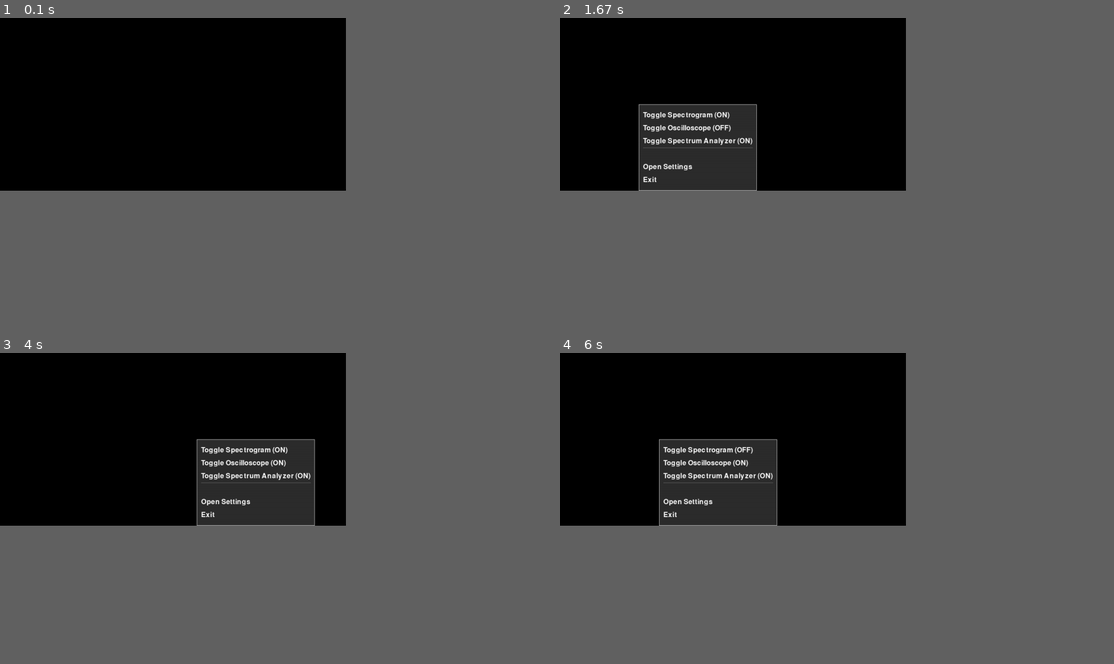
Above: before the commit, frames 1-4 (two rows, left to right).
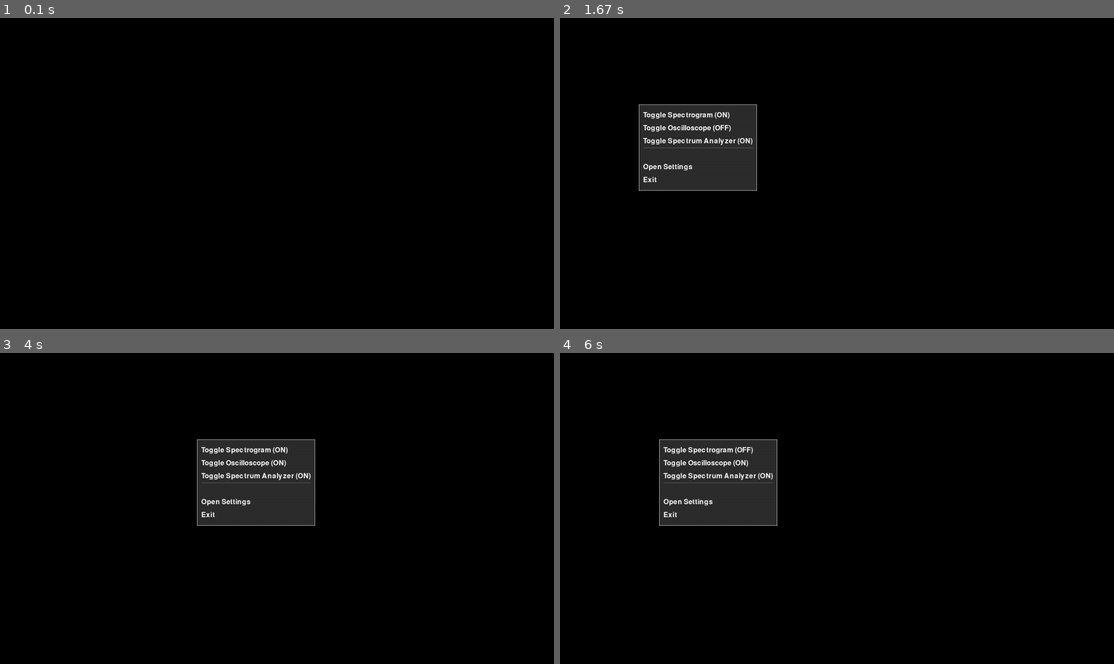
Above: after the commit, the same moments.

Repository: LockMan007/PixelSwirl
Game: pygame game, started from Python-apps/winam.py
Two runs of this game, one before a commit and one after it. Both use one fixed random seed, a clock stepped at 60 frames per second and the inputs below.
Inputs (mouse positions are in pixels of both pictures, inside the frame that each line leads up to):
- Up to frame 1 (0.1 s): no input
- Up to frame 2 (1.67 s): right-click (665, 126) at 0.38 s; press the mouse at (665, 126) at 0.7 s; move the mouse to (781, 164) at 0.8 s; release the mouse at (903, 201) at 0.93 s; right-click (637, 189) at 1.55 s
- Up to frame 3 (4 s): click (110, 415) at 1.88 s; right-click (337, 418) at 2.55 s; click (243, 440) at 2.88 s; right-click (193, 443) at 3.72 s
- Up to frame 4 (6 s): press the mouse at (753, 443) at 4.03 s; move the mouse to (770, 474) at 4.13 s; release the mouse at (787, 505) at 4.27 s; right-click (814, 402) at 4.95 s; click (698, 477) at 5.28 s; right-click (659, 592) at 5.95 s
In our replay, the window is 562x281 before the commit and 900x506 after it. These sizes can differ from the game's own. Grey fills any space a smaller window leaves; there, only what the larger window draws over its background counts as a difference.

The runs differ from the first frame. In frame 1, only the window size differs. In frame 2, 0.2% of the frame differs, in the area x 14-36%, y 27-56%; in frame 3, 0.6%, in the area x 35-57%, y 27-56%; in frame 4, 0.3%.

Commit message:
new redesigned options menu!

Diff:
--- a/Python-apps/winam.py
+++ b/Python-apps/winam.py
@@ -158,9 +158,19 @@
 
 # --- Pygame Setup ---
 pygame.init()
-screen = pygame.display.set_mode((INITIAL_SCREEN_WIDTH, INITIAL_SCREEN_HEIGHT), pygame.RESIZABLE)
+screen = pygame.display.set_mode((1280, 720), pygame.RESIZABLE)
 pygame.display.set_caption("Spectrum Analyzer")
 clock = pygame.time.Clock()
+font = pygame.font.SysFont(None, 24)
+big_font = pygame.font.SysFont(None, 28)
+
+WHITE = (255, 255, 255)
+GRAY = (100, 100, 100)
+DARK_GRAY = (50, 50, 50)
+BLACK = (0, 0, 0)
+GREEN = (0, 255, 0)
+BLUE = (0, 0, 255)
+YELLOW = (255, 255, 0)
 
 # --- ctypes for window positioning on Windows ---
 if sys.platform == "win32":
@@ -288,7 +298,14 @@
 
         # Scale magnitudes to a 0-1 range for color mapping
         scaled_column = np.log10(column + 1e-9) # Add a small value to avoid log(0)
-        scaled_column = (scaled_column - np.min(scaled_column)) / (np.max(scaled_column) - np.min(scaled_column))
+
+        # Check for a zero denominator to prevent division by zero
+        denominator = np.max(scaled_column) - np.min(scaled_column)
+
+        if denominator == 0:
+            scaled_column = np.zeros_like(scaled_column)
+        else:
+            scaled_column = (scaled_column - np.min(scaled_column)) / denominator
 
         # Draw each frequency bin as a pixel
         for j, magnitude in enumerate(scaled_column):
@@ -308,186 +325,122 @@
 
 # --- Settings Screen UI Elements and State ---
 settings_ui = {}
-settings_font = pygame.font.Font(None, 24)
 slider_dragging = None
 
-def init_settings_ui():
-    global settings_ui
-    screen_width, screen_height = screen.get_size()
-    settings_ui.clear()
-    padding = 20
-    y_pos = padding
-
-    def create_slider(label, y, var_name, min_val, max_val, color_index=None, color_comp=None):
-        slider_rect = pygame.Rect(screen_width // 2 + 100, y, 200, 20)
-        value_rect = pygame.Rect(slider_rect.right + 10, y, 50, 20)
-        label_rect = pygame.Rect(padding, y, screen_width // 2 - padding - 10, 20)
-        settings_ui[f'slider_{var_name}_{color_index}_{color_comp}'] = {
+def draw_label(text, pos, bold=False):
+    surf = (big_font if bold else font).render(text, True, WHITE)
+    screen.blit(surf, pos)
+
+def draw_button(text, rect, color=DARK_GRAY):
+    pygame.draw.rect(screen, color, rect)
+    pygame.draw.rect(screen, WHITE, rect, 2)
+    label = font.render(text, True, WHITE)
+    label_rect = label.get_rect(center=rect.center)
+    screen.blit(label, label_rect)
+
+def draw_checkbox(checked, pos):
+    box = pygame.Rect(pos[0], pos[1], 20, 20)
+    pygame.draw.rect(screen, WHITE, box, 2)
+    if checked:
+        pygame.draw.rect(screen, GREEN, box.inflate(-4, -4))
+
+def draw_slider(x, y, value=0):
+    rect = pygame.Rect(x, y, 200, 10)
+    pygame.draw.rect(screen, GRAY, rect)
+    handle_x = x + int(value / 255 * 200)
+    pygame.draw.circle(screen, WHITE, (handle_x, y + 5), 8)
+    return rect
+
+def draw_color_preview(color, rect):
+    pygame.draw.rect(screen, color, rect)
+    pygame.draw.rect(screen, WHITE, rect, 2)
+
+def draw_color_sliders(base_x, base_y, label_prefix="1", colors=None, color_index=0, color_list_name="SPECTROGRAM_COLORS"):
+    for i, channel in enumerate(["R", "G", "B"]):
+        draw_label(f"{channel}", (base_x, base_y + i * 35))
+        slider_rect = draw_slider(base_x + 50, base_y + i * 35 + 5, value=colors[color_index][i] if colors else 0)
+        draw_label(str(colors[color_index][i] if colors else 0), (base_x + 260, base_y + i * 35))
+        # Store the slider info for interaction
+        settings_ui[f'slider_{label_prefix}_{channel}'] = {
             'type': 'slider',
             'rect': slider_rect,
-            'label_text': label,
-            'value_rect': value_rect,
-            'var_name': var_name,
-            'min': min_val,
-            'max': max_val,
+            'var_name': f'COLOR_SLIDER',
             'color_index': color_index,
-            'color_comp': color_comp
+            'color_comp': i,
+            'min': 0,
+            'max': 255,
+            'color_list_name': color_list_name
         }
-        return y + 30
-
-    def create_button(label, y, action, width=200):
-        button_rect = pygame.Rect(screen_width // 2 - width // 2, y, width, 40)
-        settings_ui[f'button_{action}'] = {
-            'type': 'button',
-            'rect': button_rect,
-            'label_text': label,
-            'action': action
-        }
-        return y + 50
-
-    def create_toggle(label, y, var_name):
-        checkbox_rect = pygame.Rect(screen_width // 2 + 100, y, 20, 20)
-        label_rect = pygame.Rect(padding, y, screen_width // 2 - padding - 10, 20)
-        settings_ui[f'toggle_{var_name}'] = {
-            'type': 'toggle',
-            'rect': checkbox_rect,
-            'label_text': label,
-            'var_name': var_name
-        }
-        return y + 30
-
-    def create_color_count_buttons(label, y, var_name):
-        label_rect = pygame.Rect(padding, y, screen_width // 2 - padding - 10, 20)
-        settings_ui[f'label_{var_name}_count'] = {'type': 'label', 'rect': label_rect, 'text': label}
-
-        button_y = y - 5
-        buttons_x_start = screen_width // 2 + 100
-        for i in range(1, 4):
-            button_rect = pygame.Rect(buttons_x_start + (i-1)*50, button_y, 40, 30)
-            settings_ui[f'button_{var_name}_count_{i}'] = {
-                'type': 'button_color_count',
-                'rect': button_rect,
-                'label_text': str(i),
-                'action': f'set_{var_name}_count',
-                'value': i
-            }
-        return y + 30
-
-    def create_color_preview(y, var_name):
-        preview_rect = pygame.Rect(screen_width // 2 - 50, y, 100, 50)
-        settings_ui[f'preview_{var_name}'] = {
-            'type': 'color_preview',
-            'rect': preview_rect,
-            'var_name': var_name
-        }
-        return y + 60
-
-    y_pos = create_toggle("Spectrogram Active", y_pos, "SPECTROGRAM_ACTIVE")
-    y_pos = create_color_count_buttons("Spectrogram Colors", y_pos, "spectrogram")
-    for i in range(SPECTROGRAM_COLOR_COUNT):
-        y_pos = create_color_preview(y_pos, f"SPECTROGRAM_COLORS[{i}]")
-        y_pos = create_slider(f"Spectrogram Color {i+1} R", y_pos, 'spectrogram_color', 0, 255, i, 0)
-        y_pos = create_slider(f"Spectrogram Color {i+1} G", y_pos, 'spectrogram_color', 0, 255, i, 1)
-        y_pos = create_slider(f"Spectrogram Color {i+1} B", y_pos, 'spectrogram_color', 0, 255, i, 2)
-    y_pos = create_toggle("Spectrogram Gradient", y_pos, "SPECTROGRAM_GRADIENT_ACTIVE")
-
-    y_pos = create_toggle("Oscilloscope Active", y_pos, "OSCILLOSCOPE_ACTIVE")
-    y_pos = create_color_count_buttons("Oscilloscope Colors", y_pos, "oscilloscope")
-    # Oscilloscope Color Sliders
-    for i in range(OSCILLOSCOPE_COLOR_COUNT):
-        y_pos = create_color_preview(y_pos, f"OSCILLOSCOPE_COLORS[{i}]")
-        y_pos = create_slider(f"Oscilloscope Color {i+1} R", y_pos, 'oscilloscope_color', 0, 255, i, 0)
-        y_pos = create_slider(f"Oscilloscope Color {i+1} G", y_pos, 'oscilloscope_color', 0, 255, i, 1)
-        y_pos = create_slider(f"Oscilloscope Color {i+1} B", y_pos, 'oscilloscope_color', 0, 255, i, 2)
-    y_pos = create_toggle("Oscilloscope Gradient", y_pos, "OSCILLOSCOPE_GRADIENT_ACTIVE")
-
-    y_pos = create_toggle("Spectrum Active", y_pos, "SPECTRUM_ACTIVE")
-    y_pos = create_color_count_buttons("Spectrum Colors", y_pos, "spectrum")
-
-    # Spectrum Color Sliders
-    for i in range(SPECTRUM_COLOR_COUNT):
-        y_pos = create_color_preview(y_pos, f"SPECTRUM_COLORS[{i}]")
-        y_pos = create_slider(f"Spectrum Color {i+1} R", y_pos, 'spectrum_color', 0, 255, i, 0)
-        y_pos = create_slider(f"Spectrum Color {i+1} G", y_pos, 'spectrum_color', 0, 255, i, 1)
-        y_pos = create_slider(f"Spectrum Color {i+1} B", y_pos, 'spectrum_color', 0, 255, i, 2)
-    y_pos = create_toggle("Spectrum Gradient", y_pos, "SPECTRUM_GRADIENT_ACTIVE")
-
-    y_pos = create_slider("Gain Factor", y_pos, "GAIN_FACTOR", 1, 20)
-    y_pos = create_button("Back to Main", y_pos, "main")
-    y_pos = create_button("Save Settings", y_pos, "save_settings")
-    y_pos = create_button("Load Settings", y_pos, "load_settings")
-    y_pos = create_button("Toggle Fullscreen (F11)", y_pos, "toggle_fullscreen")
-    y_pos = create_button("Exit", y_pos, "exit")
+
+def draw_section(x, y, title, color_preview_color, active_var, gradient_var, colors, color_count_var):
+    # Checkbox + Label
+    draw_checkbox(globals()[active_var], (x, y))
+    draw_label(title, (x + 30, y), bold=True)
+    settings_ui[f'toggle_{active_var}'] = {'type': 'toggle', 'rect': pygame.Rect(x, y, 20, 20), 'var_name': active_var}
+
+    # Gradient checkbox
+    draw_checkbox(globals()[gradient_var], (x, y + 25))
+    draw_label("Gradient", (x + 30, y + 25))
+    settings_ui[f'toggle_{gradient_var}'] = {'type': 'toggle', 'rect': pygame.Rect(x, y + 25, 20, 20), 'var_name': gradient_var}
+
+    # Buttons 1 2 3
+    for i in range(1, 4):
+        rect = pygame.Rect(x + 120 + (i - 1) * 40, y + 20, 35, 30)
+        color = GREEN if globals()[color_count_var] == i else DARK_GRAY
+        draw_button(str(i), rect, color=color)
+        settings_ui[f'button_color_count_{color_count_var}_{i}'] = {'type': 'button_color_count', 'rect': rect, 'value': i, 'var_name': color_count_var}
+
+    # Color sliders and previews
+    color_list = globals()[colors]
+    for i in range(globals()[color_count_var]):
+        x_offset = 0
+        if i == 1:
+            x_offset = 360
+        elif i == 2:
+            x_offset = 720
+        if len(color_list) > i:
+            draw_color_sliders(x + x_offset, y + 60, f"{title} Color {i+1}", colors=color_list, color_index=i, color_list_name=colors)
+            preview_rect = pygame.Rect(x + 300 + x_offset, y + 60, 40, 40)
+            draw_color_preview(color_list[i], preview_rect)
+            settings_ui[f'color_preview_{title}_{i}'] = {'type': 'color_preview', 'rect': preview_rect, 'color_list_name': colors, 'color_index': i}
 
 def draw_settings_screen():
     global settings_ui
-    screen.fill(BACKGROUND_COLOR)
-
-    for key, ui_element in settings_ui.items():
-        element_type = ui_element['type']
-
-        if element_type == 'label':
-            text_surface = settings_font.render(ui_element['text'], True, (255, 255, 255))
-            screen.blit(text_surface, ui_element['rect'])
-
-        elif element_type == 'slider':
-            label_surface = settings_font.render(ui_element['label_text'], True, (255, 255, 255))
-            screen.blit(label_surface, ui_element['rect'].move(-300, 0))
-
-            pygame.draw.rect(screen, (100, 100, 100), ui_element['rect'])
-
-            val = globals().get(ui_element['var_name'], None)
-            if val is None:
-                if 'color_index' in ui_element and 'color_comp' in ui_element:
-                    if ui_element['var_name'] == 'spectrum_color':
-                        val = SPECTRUM_COLORS[ui_element['color_index']][ui_element['color_comp']]
-                    elif ui_element['var_name'] == 'oscilloscope_color':
-                        val = OSCILLOSCOPE_COLORS[ui_element['color_index']][ui_element['color_comp']]
-                    else: # spectrogram_color
-                        val = SPECTROGRAM_COLORS[ui_element['color_index']][ui_element['color_comp']]
-
-            if val is not None:
-                percent = (val - ui_element['min']) / (ui_element['max'] - ui_element['min'])
-                handle_x = ui_element['rect'].x + percent * ui_element['rect'].width
-                pygame.draw.circle(screen, (255, 255, 255), (int(handle_x), ui_element['rect'].centery), 10)
-
-                value_surface = settings_font.render(str(int(val)), True, (255, 255, 255))
-                screen.blit(value_surface, ui_element['value_rect'])
-
-        elif element_type == 'button':
-            pygame.draw.rect(screen, (100, 100, 100), ui_element['rect'])
-            label_surface = settings_font.render(ui_element['label_text'], True, (255, 255, 255))
-            text_rect = label_surface.get_rect(center=ui_element['rect'].center)
-            screen.blit(label_surface, text_rect)
-
-        elif element_type == 'toggle':
-            label_surface = settings_font.render(ui_element['label_text'], True, (255, 255, 255))
-            screen.blit(label_surface, ui_element['rect'].move(-300, 0))
-            pygame.draw.rect(screen, (100, 100, 100), ui_element['rect'], 2)
-            if globals()[ui_element['var_name']]:
-                pygame.draw.rect(screen, (0, 255, 0), ui_element['rect'].inflate(-4, -4))
-
-        elif element_type == 'button_color_count':
-            label_surface = settings_font.render(ui_element['label_text'], True, (255, 255, 255))
-            text_rect = label_surface.get_rect(center=ui_element['rect'].center)
-            is_active = (
-                (ui_element['value'] == SPECTRUM_COLOR_COUNT and 'spectrum' in ui_element['action']) or
-                (ui_element['value'] == OSCILLOSCOPE_COLOR_COUNT and 'oscilloscope' in ui_element['action']) or
-                (ui_element['value'] == SPECTROGRAM_COLOR_COUNT and 'spectrogram' in ui_element['action'])
-            )
-            color = (0, 150, 0) if is_active else (100, 100, 100)
-            pygame.draw.rect(screen, color, ui_element['rect'])
-            screen.blit(label_surface, text_rect)
-
-        elif element_type == 'color_preview':
-            try:
-                color_var_name = ui_element['var_name']
-                color_val = eval(color_var_name)
-                pygame.draw.rect(screen, color_val, ui_element['rect'])
-                pygame.draw.rect(screen, (255, 255, 255), ui_element['rect'], 2)
-            except NameError:
-                pass
-
+    screen.fill(BLACK)
+    settings_ui.clear()
+
+    # Top bar
+    pygame.draw.rect(screen, GRAY, (0, 0, 1280, 30))
+    draw_label("                                                                                                                                   Settings", (10, 5), bold=True)
+
+    # Gain Factor
+    draw_label("Gain Factor", (520, 40))
+    gain_slider_rect = draw_slider(620, 45, value=int(GAIN_FACTOR * (255/20)))
+    draw_label(str(GAIN_FACTOR), (840, 40))
+    settings_ui['slider_GAIN_FACTOR'] = {'type': 'slider', 'rect': gain_slider_rect, 'var_name': 'GAIN_FACTOR', 'min': 1, 'max': 20}
+
+    # Horizontal lines
+    pygame.draw.line(screen, WHITE, (0, 114), (1280, 114), 1)
+    pygame.draw.line(screen, WHITE, (0, 240), (1280, 240), 1)
+    pygame.draw.line(screen, WHITE, (0, 420), (1280, 420), 1)
+    pygame.draw.line(screen, WHITE, (0, 620), (1280, 620), 1)
+
+    # Vertical lines
+    pygame.draw.line(screen, WHITE, (370, 114), (370, 620), 1)
+    pygame.draw.line(screen, WHITE, (730, 114), (730, 620), 1)
+
+    # Sections
+    draw_section(20, 60, "Spectrum", BLUE, "SPECTRUM_ACTIVE", "SPECTRUM_GRADIENT_ACTIVE", "SPECTRUM_COLORS", "SPECTRUM_COLOR_COUNT")
+    draw_section(20, 250, "Oscilloscope", GREEN, "OSCILLOSCOPE_ACTIVE", "OSCILLOSCOPE_GRADIENT_ACTIVE", "OSCILLOSCOPE_COLORS", "OSCILLOSCOPE_COLOR_COUNT")
+    draw_section(20, 440, "Spectrogram", YELLOW, "SPECTROGRAM_ACTIVE", "SPECTROGRAM_GRADIENT_ACTIVE", "SPECTROGRAM_COLORS", "SPECTROGRAM_COLOR_COUNT")
+
+    # Bottom buttons
+    buttons = ["Back to Main", "Save Settings", "Load Settings", "Toggle Fullscreen (F11)", "Exit"]
+    actions = ["main", "save_settings", "load_settings", "toggle_fullscreen", "exit"]
+    for i, text in enumerate(buttons):
+        rect = pygame.Rect(20 + i * 250, 650, 220, 40)
+        draw_button(text, rect)
+        settings_ui[f'button_{actions[i]}'] = {'type': 'button', 'rect': rect, 'action': actions[i]}
 
 def handle_settings_click(pos):
     global app_state, slider_dragging, GAIN_FACTOR, OSCILLOSCOPE_ACTIVE, SPECTRUM_ACTIVE, SPECTROGRAM_ACTIVE, \
@@ -506,7 +459,7 @@
                 save_settings()
             elif action == 'load_settings':
                 load_settings()
-                init_settings_ui()
+                # We don't need to re-initialize the UI here since it's redrawn every frame
             elif action == 'toggle_fullscreen':
                 toggle_fullscreen()
             elif action == 'exit':
@@ -529,57 +482,51 @@
                 SPECTROGRAM_ACTIVE = not SPECTROGRAM_ACTIVE
 
         if ui_element['type'] == 'button_color_count' and ui_element['rect'].collidepoint(pos):
-            action = ui_element['action']
+            var_name = ui_element['var_name']
             value = ui_element['value']
-            if 'spectrum' in action:
-                SPECTRUM_COLOR_COUNT = value
+
+            if var_name == "SPECTRUM_COLOR_COUNT":
+                globals()[var_name] = value
                 if len(SPECTRUM_COLORS) < value:
                     for _ in range(value - len(SPECTRUM_COLORS)):
                         SPECTRUM_COLORS.append((255, 255, 255))
                 elif len(SPECTRUM_COLORS) > value:
                     SPECTRUM_COLORS[:] = SPECTRUM_COLORS[:value]
-            elif 'oscilloscope' in action:
-                OSCILLOSCOPE_COLOR_COUNT = value
+            elif var_name == "OSCILLOSCOPE_COLOR_COUNT":
+                globals()[var_name] = value
                 if len(OSCILLOSCOPE_COLORS) < value:
                     for _ in range(value - len(OSCILLOSCOPE_COLORS)):
                         OSCILLOSCOPE_COLORS.append((255, 255, 255))
                 elif len(OSCILLOSCOPE_COLORS) > value:
                     OSCILLOSCOPE_COLORS[:] = OSCILLOSCOPE_COLORS[:value]
-            elif 'spectrogram' in action:
-                SPECTROGRAM_COLOR_COUNT = value
+            elif var_name == "SPECTROGRAM_COLOR_COUNT":
+                globals()[var_name] = value
                 if len(SPECTROGRAM_COLORS) < value:
                     for _ in range(value - len(SPECTROGRAM_COLORS)):
                         SPECTROGRAM_COLORS.append((255, 255, 255))
                 elif len(SPECTROGRAM_COLORS) > value:
                     SPECTROGRAM_COLORS[:] = SPECTROGRAM_COLORS[:value]
-            init_settings_ui()
 
 def handle_slider_drag(pos):
-    global slider_dragging
+    global slider_dragging, GAIN_FACTOR
     if slider_dragging:
         x_norm = (pos[0] - slider_dragging['rect'].x) / slider_dragging['rect'].width
         x_norm = max(0.0, min(1.0, x_norm))
-        value = int(slider_dragging['min'] + x_norm * (slider_dragging['max'] - slider_dragging['min']))
 
         var_name = slider_dragging['var_name']
         if var_name == "GAIN_FACTOR":
-            globals()[var_name] = float(value)
-        elif 'color' in var_name:
-            color_list = None
-            if 'spectrum' in var_name:
-                color_list = SPECTRUM_COLORS
-            elif 'oscilloscope' in var_name:
-                color_list = OSCILLOSCOPE_COLORS
-            elif 'spectrogram' in var_name:
-                color_list = SPECTROGRAM_COLORS
-
-            if color_list:
-                color_index = slider_dragging['color_index']
-                color_comp = slider_dragging['color_comp']
-
-                current_color = list(color_list[color_index])
-                current_color[color_comp] = value
-                color_list[color_index] = tuple(current_color)
+            value = slider_dragging['min'] + x_norm * (slider_dragging['max'] - slider_dragging['min'])
+            GAIN_FACTOR = value
+        elif var_name == 'COLOR_SLIDER':
+            value = int(slider_dragging['min'] + x_norm * (slider_dragging['max'] - slider_dragging['min']))
+            color_list_name = slider_dragging['color_list_name']
+            color_list = globals()[color_list_name]
+            color_index = slider_dragging['color_index']
+            color_comp = slider_dragging['color_comp']
+
+            current_color = list(color_list[color_index])
+            current_color[color_comp] = value
+            color_list[color_index] = tuple(current_color)
 
 # --- Pop-up Menu Variables ---
 MENU_ACTIVE = False
@@ -666,7 +613,6 @@
                 SPECTRUM_ACTIVE = not SPECTRUM_ACTIVE
             elif action == "open_settings":
                 app_state = APP_STATE_SETTINGS
-                init_settings_ui()
             elif action == "exit":
                 pygame.quit()
                 sys.exit()
